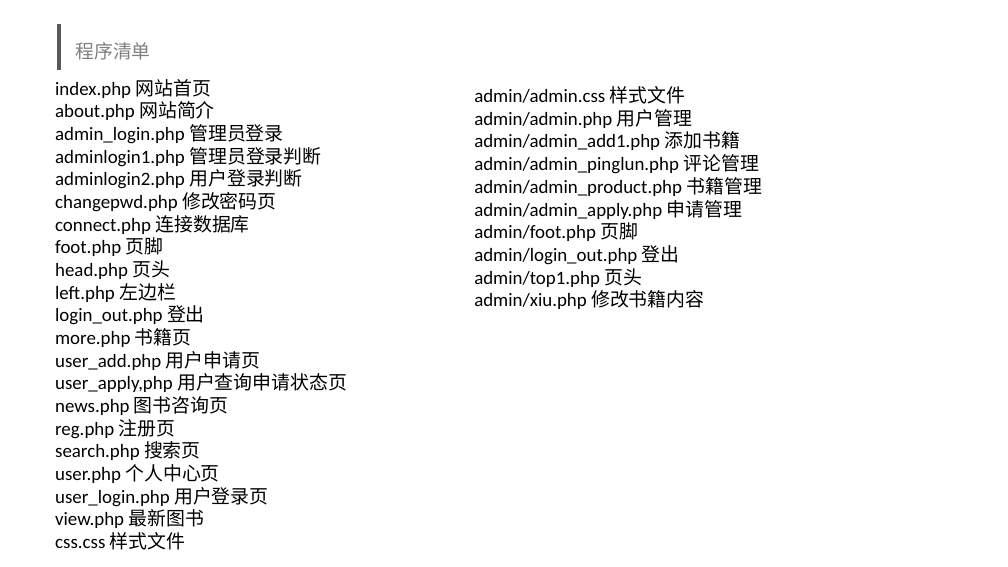
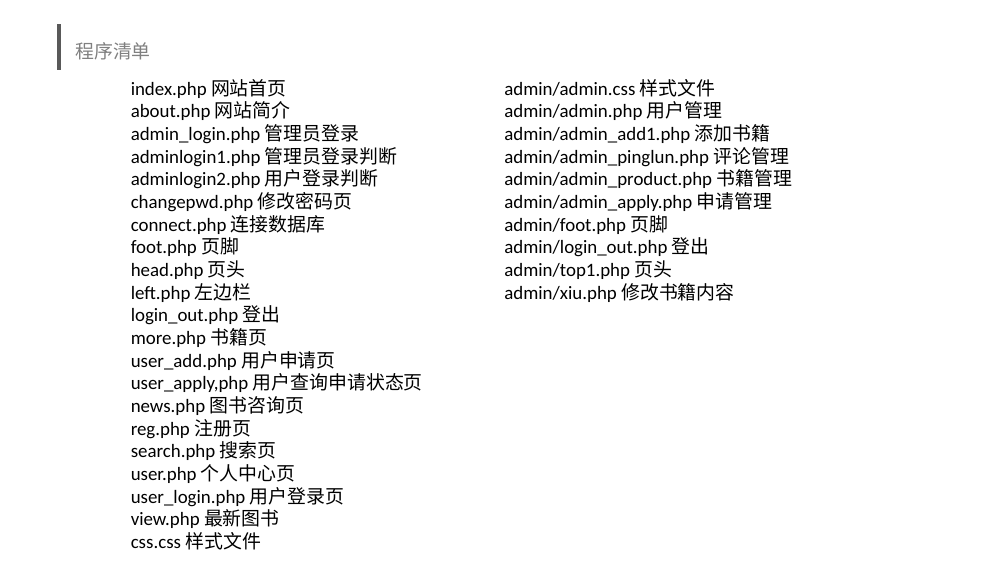
Before and after one commit to se2019springg17/-, a slide deck: slide 18 of G17小组书社项目总评报告.pptx. Drawn at 1008x567 pixels with LibreOffice and Linux fonts; fonts in the diff are those of the drawing; background and template pictures are left out. Boxes give left, top, right and bottom in pixels: in the first picture for what was removed or moved away, otherwise in the second. Text is boxed around its words. In the diff, an @@ line names an element or a change of style, - is before the commit and + after.

```diff
--- a/G17小组书社项目总评报告.pptx
+++ b/G17小组书社项目总评报告.pptx
@@ text "index.php 网站首页": place and size @@
-text "index.php 网站首页" at [55, 79, 347, 550]
+text "index.php 网站首页" at [131, 79, 423, 550]
@@ text "admin/admin.css 样式文件": place and size @@
-text "admin/admin.css 样式文件" at [474, 86, 763, 309]
+text "admin/admin.css 样式文件" at [504, 79, 793, 302]
```
Also in this commit, not shown: 9 other slides changed, 1 slide added, 1 slide removed, 2 other files.
